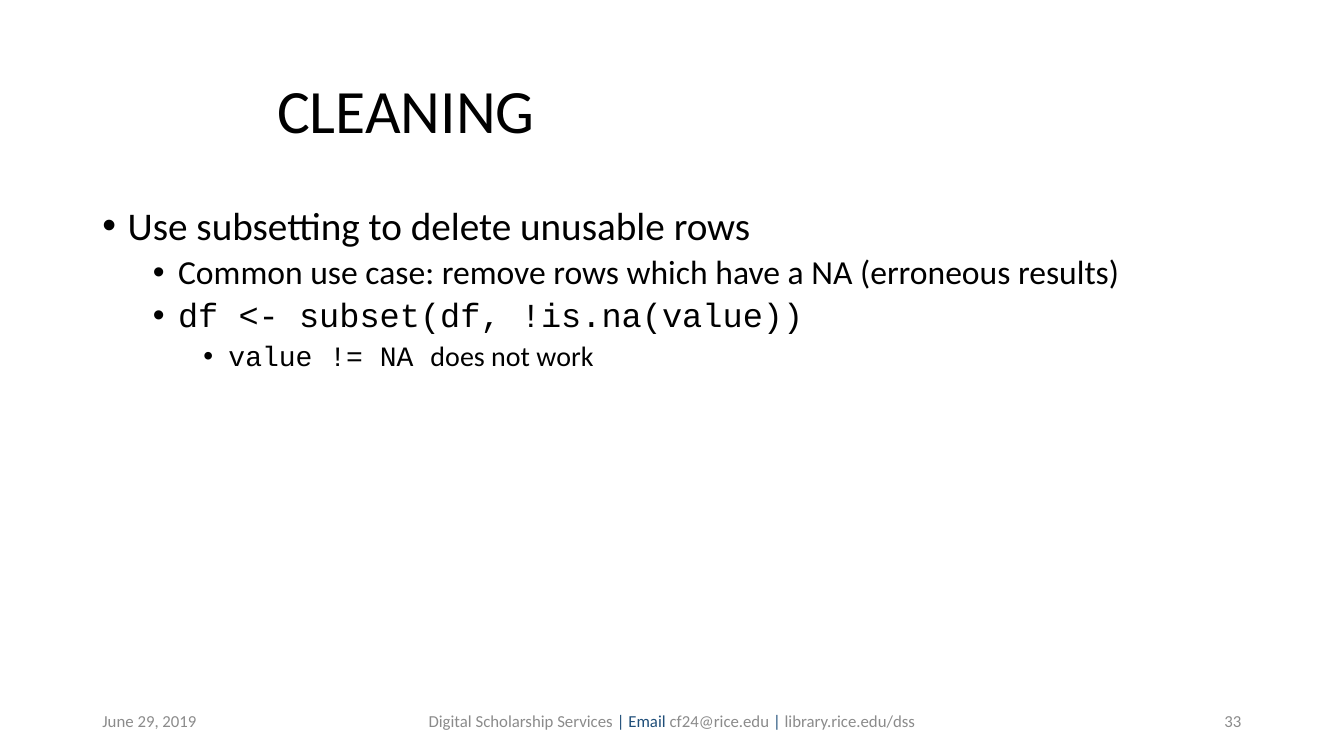
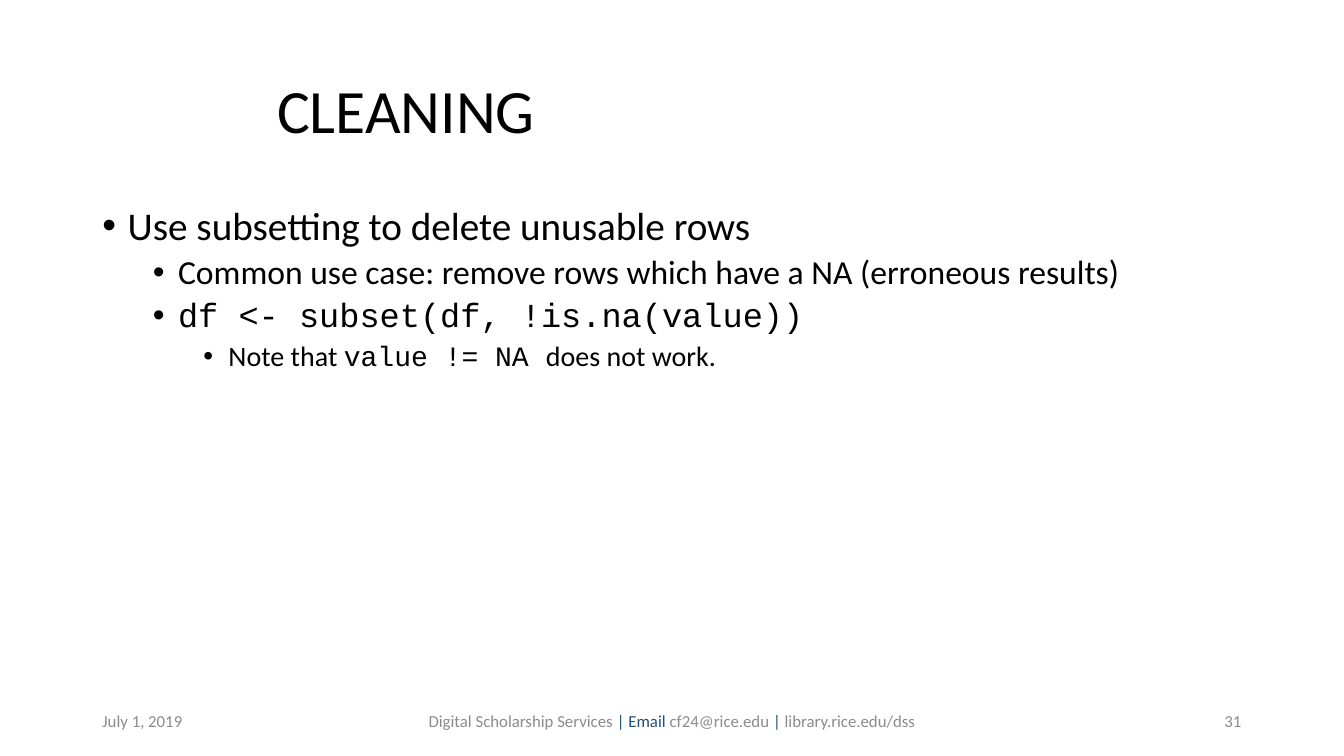
Before and after one commit to bakitybacon/rice-data-and-donuts, a slide deck: slide 31 of introR/Introduction to R.pptx (slide 33 before the commit). Drawn at 1344x756 pixels with LibreOffice and Linux fonts; fonts in the diff are those of the drawing; background and template pictures are left out. Boxes give left, top, right and bottom in pixels: in the first picture for what was removed or moved away, otherwise in the second. Text is boxed around its words. In the diff, an @@ line names an element or a change of style, - is before the commit and + after.

```diff
--- a/introR/Introduction to R.pptx
+++ b/introR/Introduction to R.pptx
@@ text at box(228, 346, 716, 367): text changed @@
-    • value != NA does not work
+    • Note that value != NA does not work.
@@ text at box(102, 715, 182, 730): text changed @@
-June 29, 2019
+July 1, 2019
@@ page number at box(1224, 716, 1241, 727): text changed @@
-33
+31
```
Also in this commit, not shown: 39 other slides changed, 2 slides removed.
